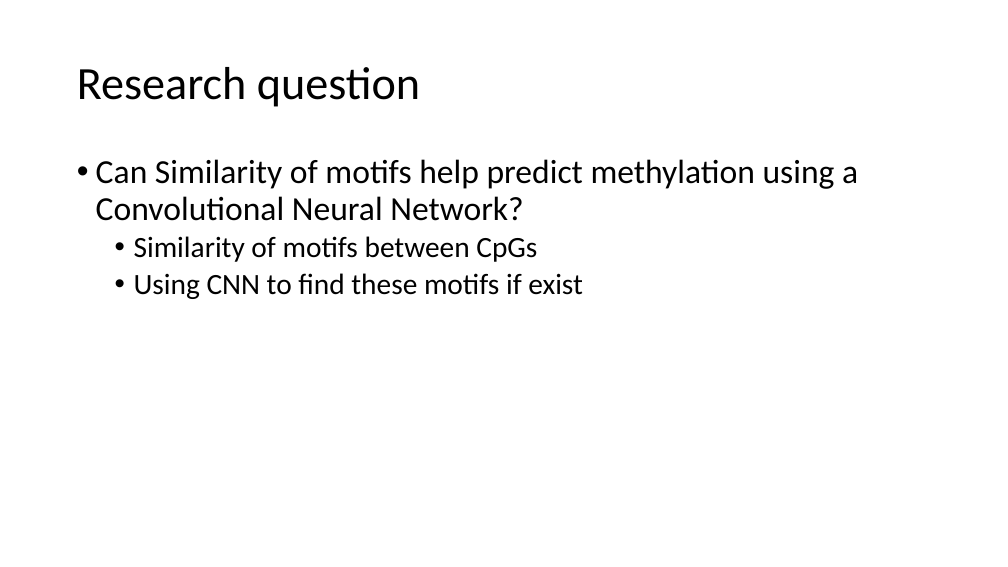
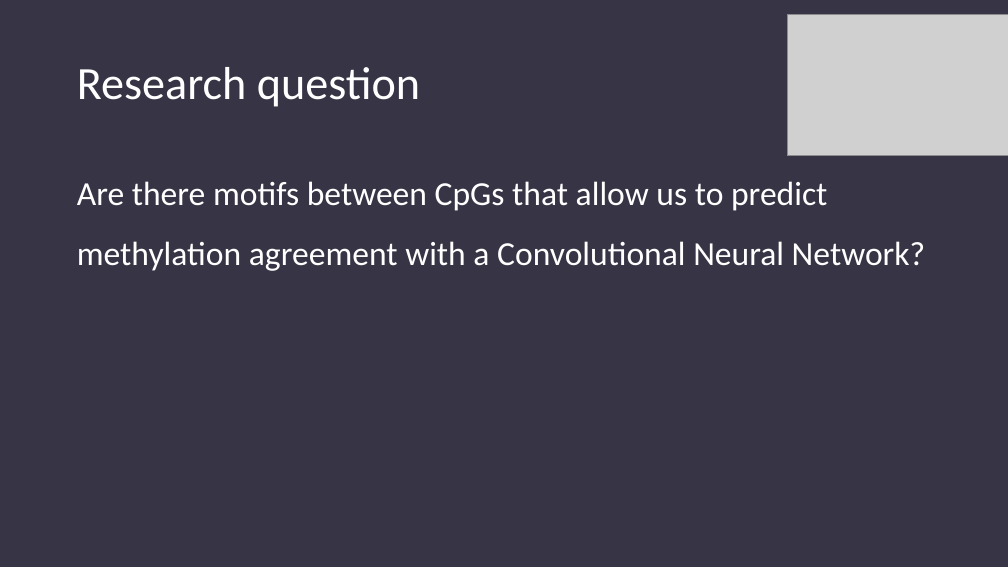
Before and after one commit to amitaifrey/methyl-motif, a slide deck: slide 3 of Predicting methyilation in human genome.pptm. Drawn at 1008x567 pixels with LibreOffice and Linux fonts; fonts in the diff are those of the drawing; grey boxes stand for pictures. Boxes give left, top, right and bottom in pixels: in the first picture for what was removed or moved away, otherwise in the second. Text is boxed around its words. In the diff, an @@ line names an element or a change of style, - is before the commit and + after.

```diff
--- a/Predicting methyilation in human genome.pptm
+++ b/Predicting methyilation in human genome.pptm
@@ background #FFFFFF to #373545 @@
@@ picture added at bbox=[788, 14, 1008, 157] @@
@@ title "Research question" at bbox=[77, 67, 420, 107]: text colour #000000 to #FFFFFF @@
@@ text at bbox=[77, 181, 925, 271]: text changed; text colour #000000 to #FFFFFF @@
-• Can Similarity of motifs help predict methylation using a Convolutional Neural Network?
-  • Similarity of motifs between CpGs
-  • Using CNN to find these motifs if exist
+Are there motifs between CpGs that allow us to predict methylation agreement with a Convolutional Neural Network?
```
Also in this commit, not shown: 6 other slides changed, 3 slides added, 2 slides removed.
